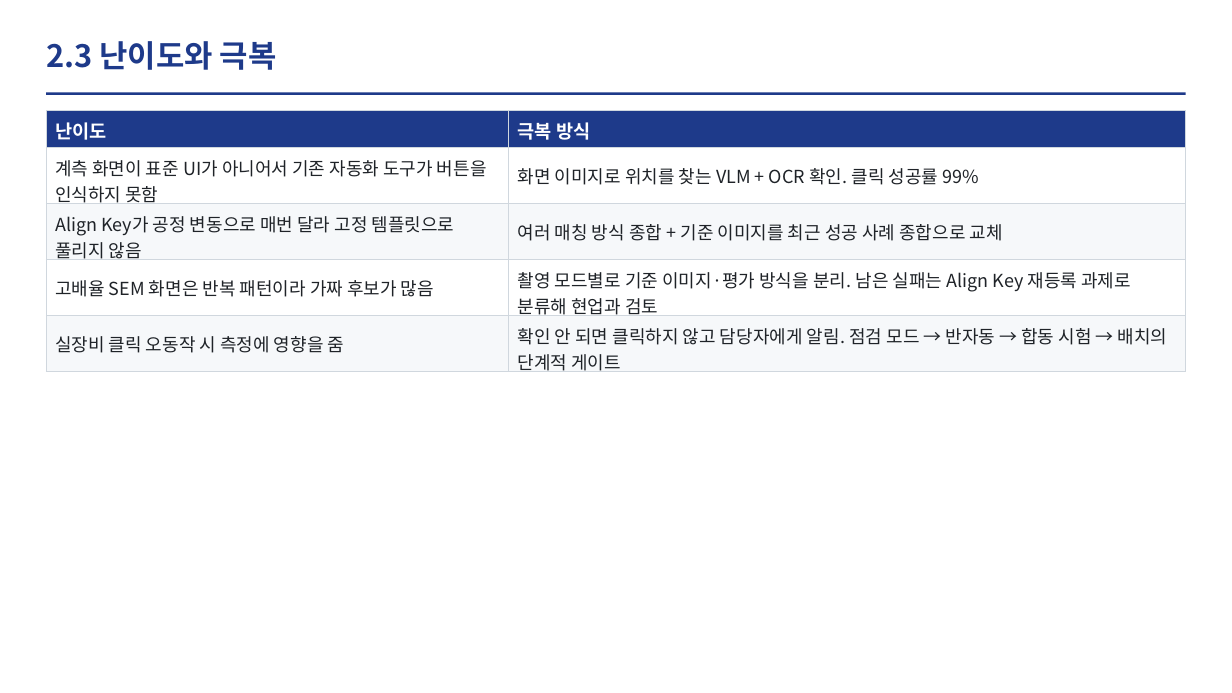
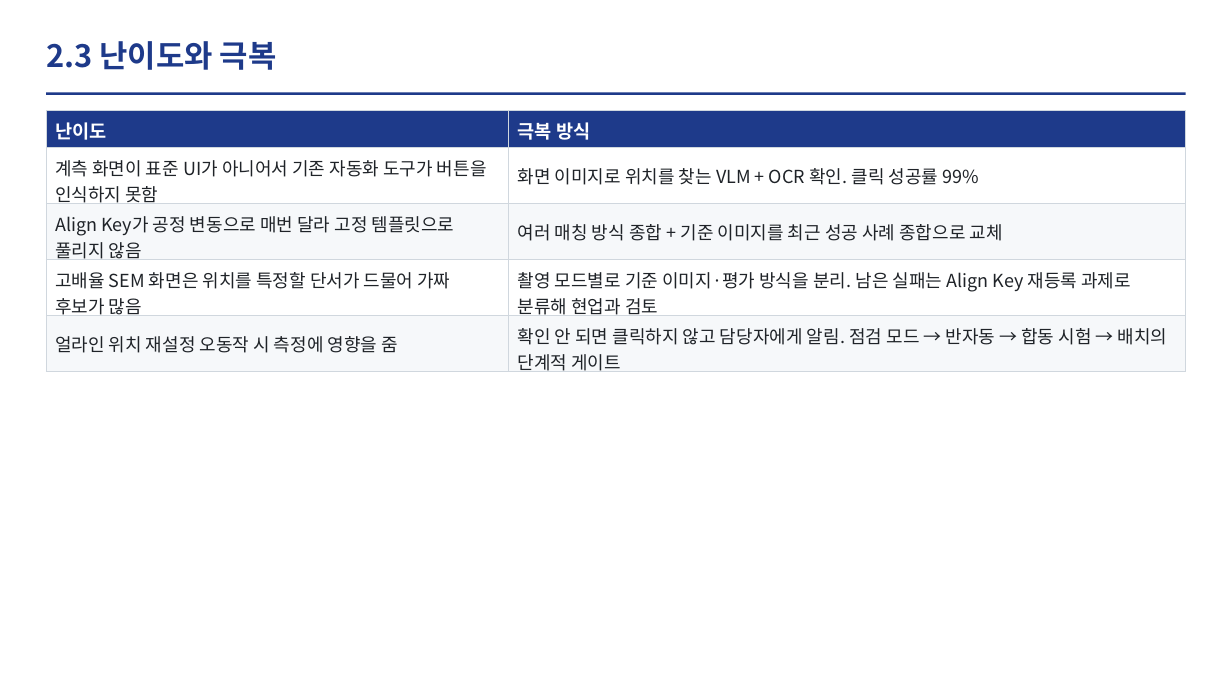
Before and after one commit to DarrenKoi/auto_recipe_creator, a slide deck: slide 5 of docs/project_progress/img/07/07_slides.pptx. Drawn at 1232x693 pixels with LibreOffice and Linux fonts; fonts in the diff are those of the drawing. Boxes give left, top, right and bottom in pixels: in the first picture for what was removed or moved away, otherwise in the second. Text is boxed around its words. In the diff, an @@ line names an element or a change of style, - is before the commit and + after.

```diff
--- a/docs/project_progress/img/07/07_slides.pptx
+++ b/docs/project_progress/img/07/07_slides.pptx
@@ table at [46, 111, 1187, 375] @@
-row 4, column 1: 고배율 SEM 화면은 반복 패턴이라 가짜 후보가 많음
+row 4, column 1: 고배율 SEM 화면은 위치를 특정할 단서가 드물어 가짜 후보가 많음
-row 5, column 1: 실장비 클릭 오동작 시 측정에 영향을 줌
+row 5, column 1: 얼라인 위치 재설정 오동작 시 측정에 영향을 줌
```
Also in this commit, not shown: 4 other files.
